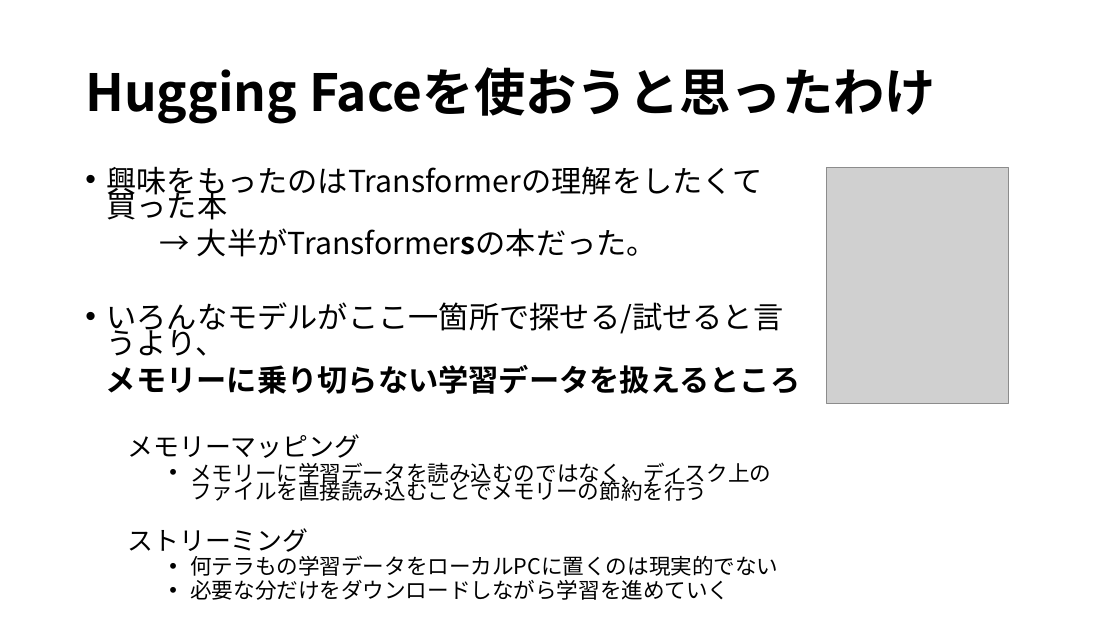
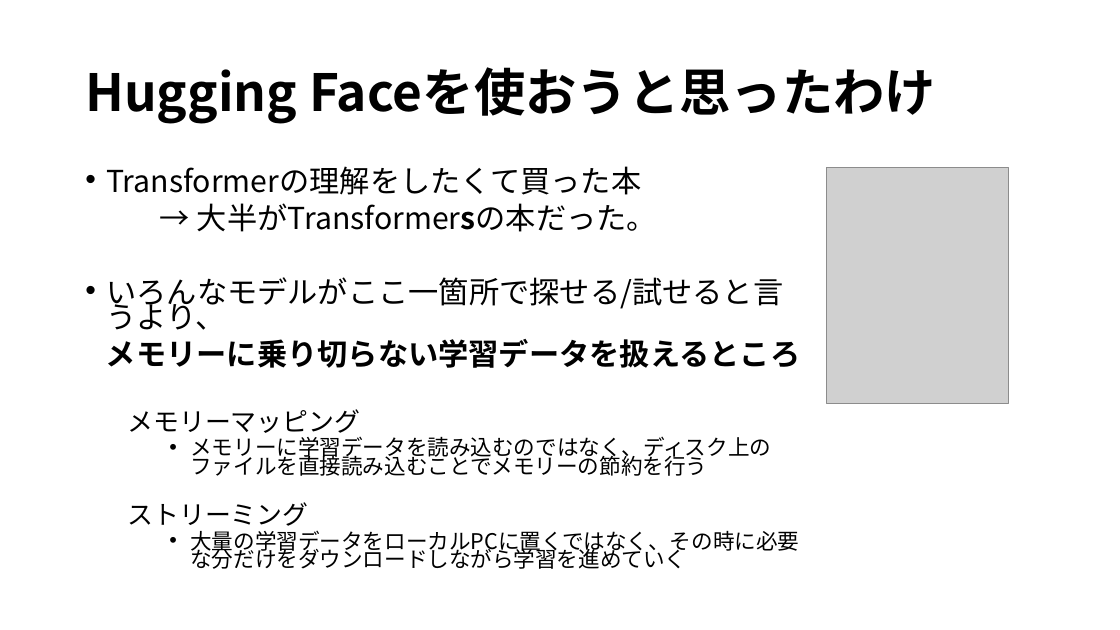
Before and after one commit to ikedachin/study_huggingface, a slide deck: slide 5 of huggingface 発表資料.pptx (slide 6 before the commit). Drawn at 1120x630 pixels with LibreOffice and Linux fonts; fonts in the diff are those of the drawing; grey boxes stand for pictures. Boxes give left, top, right and bottom in pixels: in the first picture for what was removed or moved away, otherwise in the second. Text is boxed around its words. In the diff, an @@ line names an element or a change of style, - is before the commit and + after.

```diff
--- a/huggingface 発表資料.pptx
+++ b/huggingface 発表資料.pptx
@@ text at (106,166,641,195): text changed @@
-• 興味をもったのはTransformerの理解をしたくて買った本
+• Transformerの理解をしたくて買った本
@@ text at (190,530,799,569): text changed @@
-    • 何テラもの学習データをローカルPCに置くのは現実的でない
-    • 必要な分だけをダウンロードしながら学習を進めていく
+    • 大量の学習データをローカルPCに置くではなく、その時に必要な分だけをダウンロードしながら学習を進めていく
```
Also in this commit, not shown: 8 other slides changed, 1 slide added, 1 slide removed, 2 other files.
